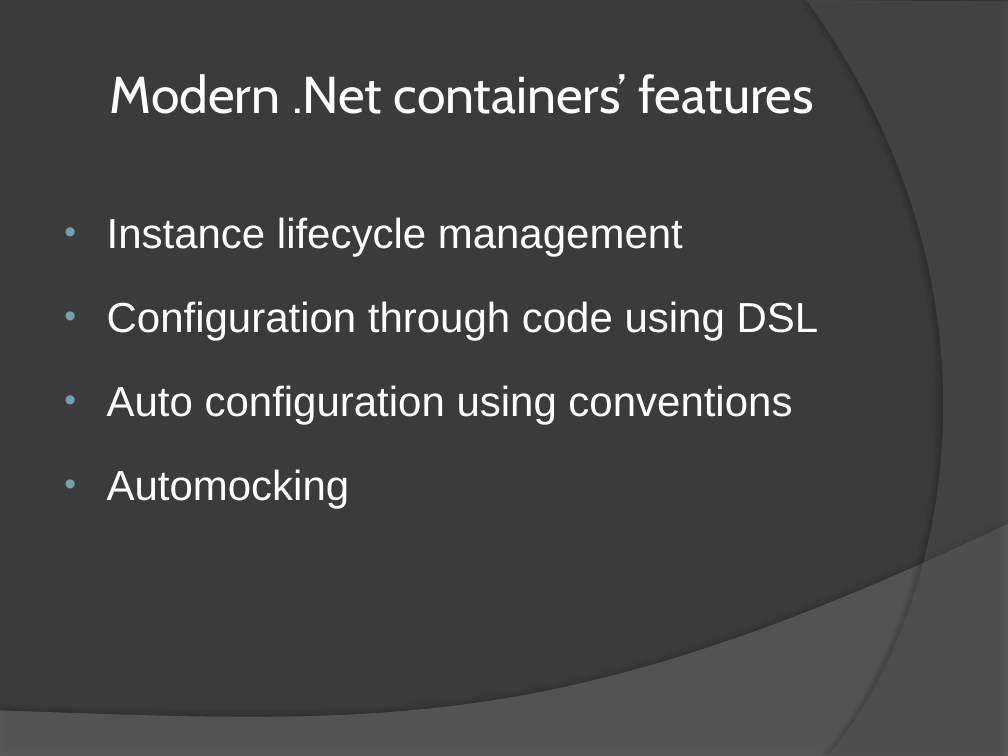
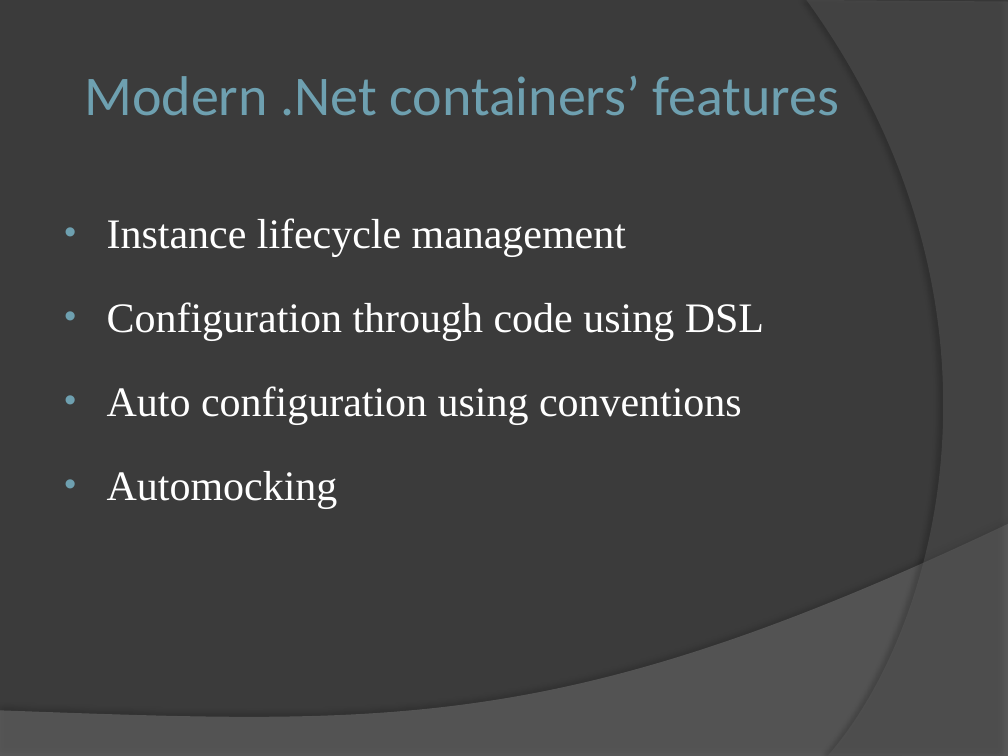
Before and after one commit to nyxiscoo1/DipDemo, a slide deck: slide 10 of Inversion of Control.pptx (slide 8 before the commit). Drawn at 1008x756 pixels with LibreOffice and Linux fonts; fonts in the diff are those of the drawing. Boxes give left, top, right and bottom in pixels: in the first picture for what was removed or moved away, otherwise in the second. Text is boxed around its words. In the diff, an @@ line names an element or a change of style, - is before the commit and + after.

```diff
--- a/Inversion of Control.pptx
+++ b/Inversion of Control.pptx
@@ title "Modern .Net containers’ features" at [84, 76, 839, 116]: size 37 to 40 pt, font Cabin to Calibri, text colour #FFFFFF to #6EA0B0 @@
@@ text "Instance lifecycle management" at [107, 218, 764, 508]: font Arial to Times New Roman @@
```
Also in this commit, not shown: 6 other slides changed, 2 slides added, 6 other files.
